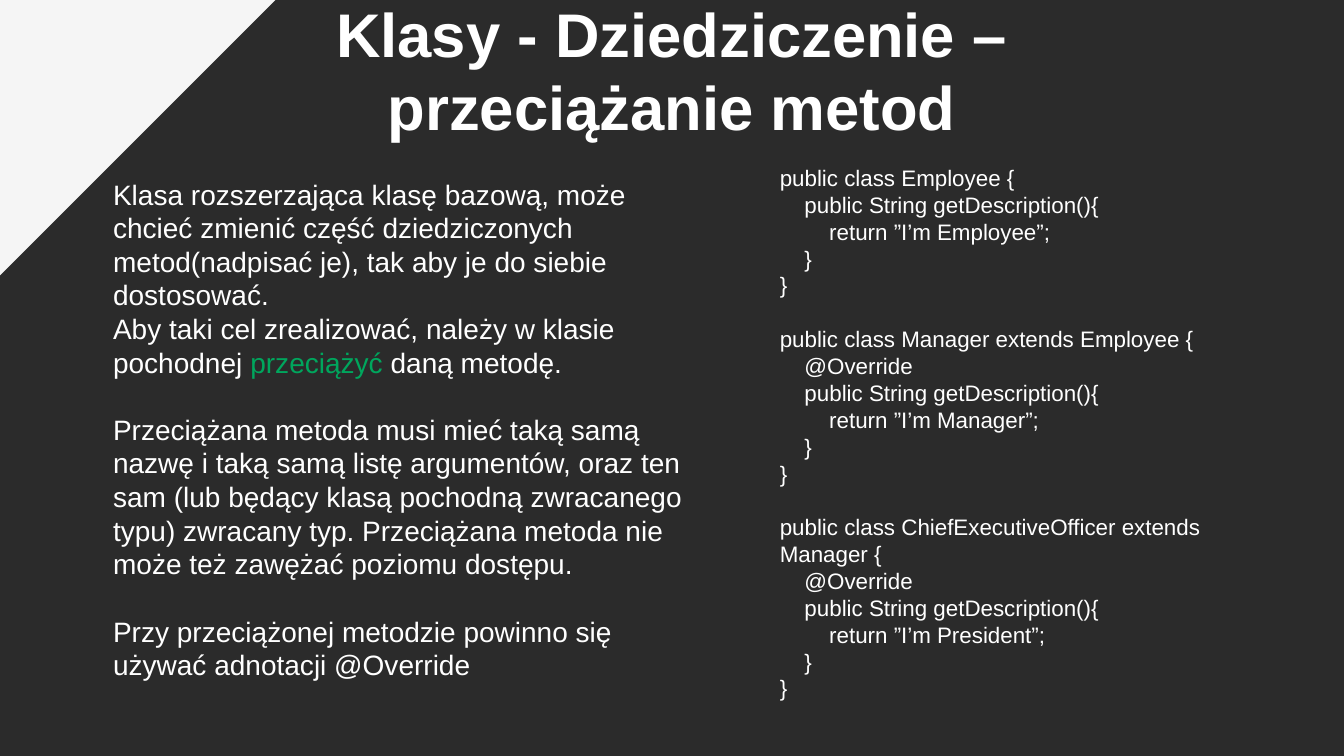
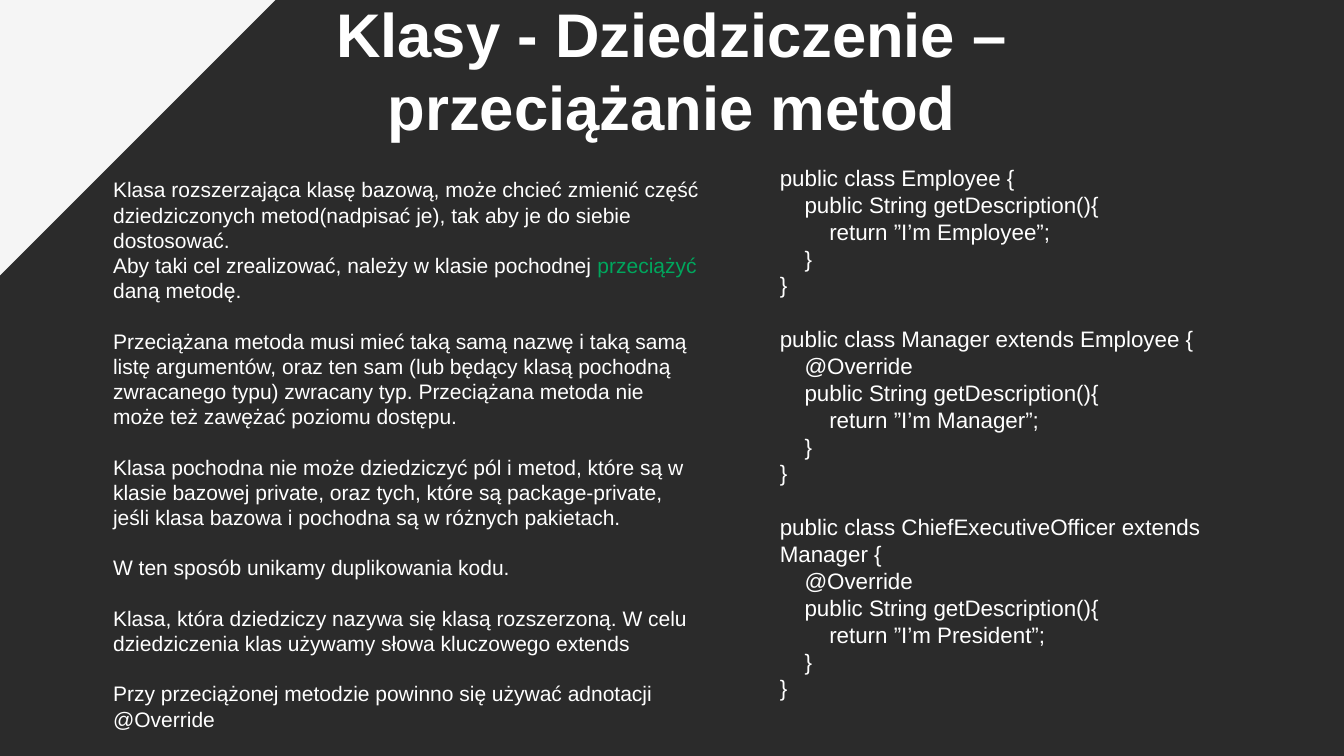
Before and after one commit to pkrajnik/WprowadzenieDoJava4Zajecia, a slide deck: slide 25 of WprowadzenieDoJezykaJAVA_v2_PiotrKrajnik.pptx. Drawn at 1344x756 pixels with LibreOffice and Linux fonts; fonts in the diff are those of the drawing; background and template pictures are left out; a plain dark background stands for a picture behind light text. Boxes give left, top, right and bottom in pixels: in the first picture for what was removed or moved away, otherwise in the second. Text is boxed around its words. In the diff, an @@ line names an element or a change of style, - is before the commit and + after.

```diff
--- a/WprowadzenieDoJezykaJAVA_v2_PiotrKrajnik.pptx
+++ b/WprowadzenieDoJezykaJAVA_v2_PiotrKrajnik.pptx
@@ text at bbox=[113, 181, 699, 730]: size 20 to 15 pt in "Klasa rozszerzająca klasę bazową, może chcieć zmienić ...", "Aby taki cel zrealizować, należy w klasie ...", "Przeciążana metoda musi mieć taką samą nazwę ...", "Przy przeciążonej metodzie powinno się używać adnotacji ..." @@
@@ text at bbox=[113, 459, 687, 656]: paragraphs added @@
+Klasa pochodna nie może dziedziczyć pól i metod, które są w klasie bazowej private, oraz tych, które są package-private, jeśli klasa bazowa i pochodna są w różnych pakietach.
+W ten sposób unikamy duplikowania kodu.
+Klasa, która dziedziczy nazywa się klasą rozszerzoną. W celu dziedziczenia klas używamy słowa kluczowego extends
```
Also in this commit, not shown: 1 other slide changed, 2 slides added.
